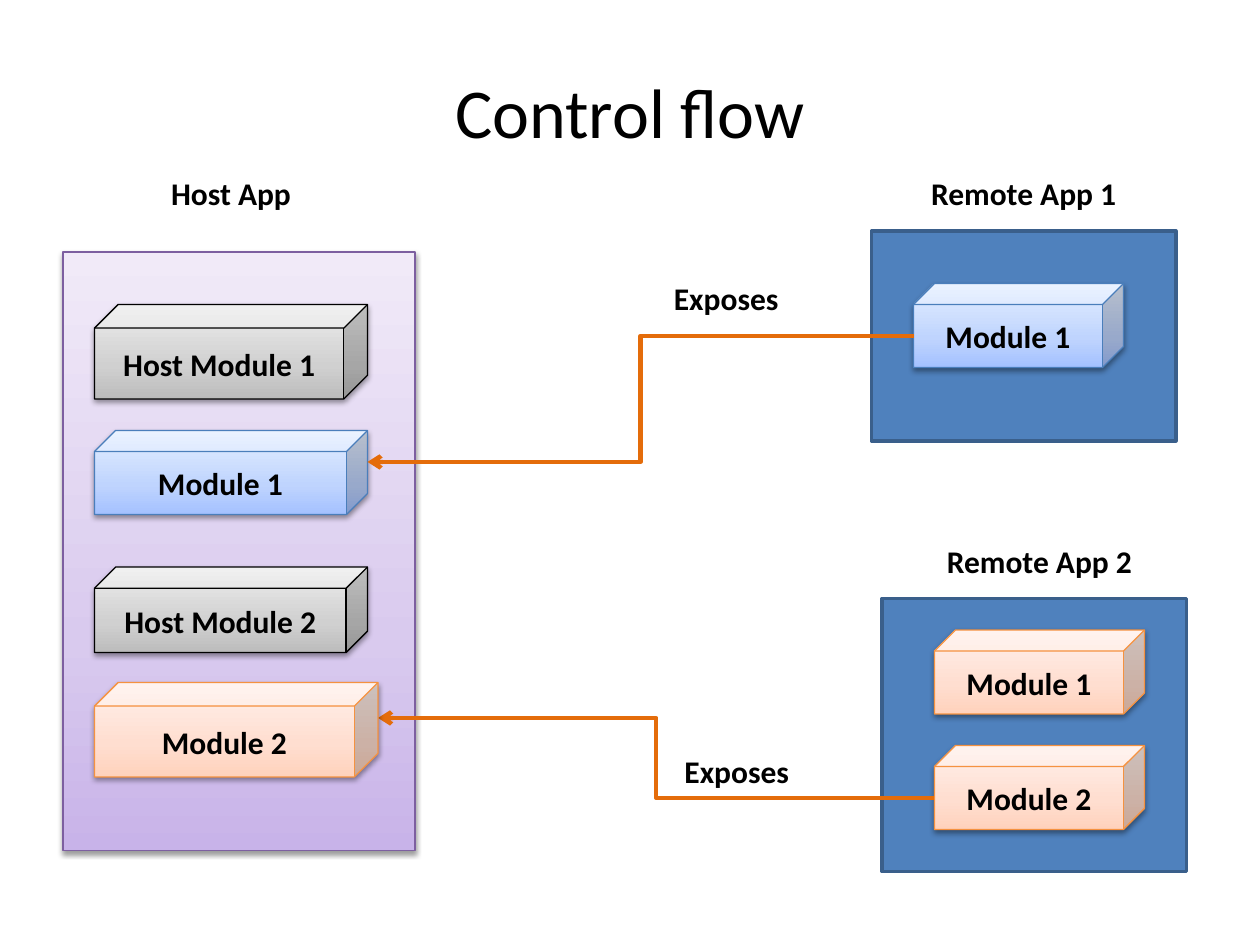
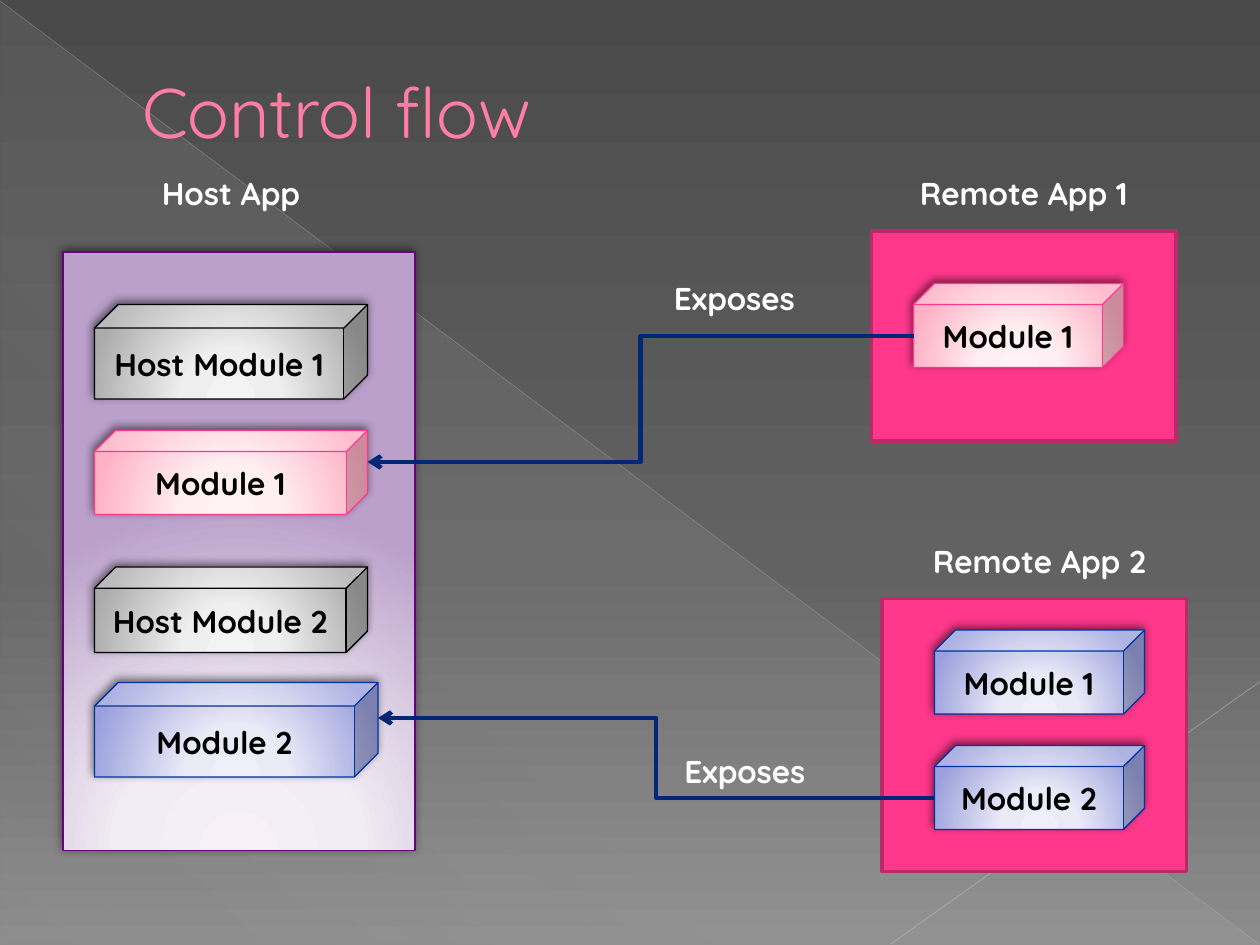
Before and after one commit to gitoutofbox/Module-federation-devex, a slide deck: slide 5 of Module-federation.pptx. Drawn at 1260x945 pixels with LibreOffice and Linux fonts; fonts in the diff are those of the drawing. Boxes give left, top, right and bottom in pixels: in the first picture for what was removed or moved away, otherwise in the second. Text is boxed around its words. In the diff, an @@ line names an element or a change of style, - is before the commit and + after.

```diff
--- a/Module-federation.pptx
+++ b/Module-federation.pptx
@@ background #FFFFFF to gradient #4A4A4A to #626262 to #8C8C8C @@
@@ line added from (0, 1) to (1259, 944), #BFBFBF 0.39 pt @@
@@ right triangle added at (1, 3, 1259, 945), fill gradient #D2D2D2 @@
@@ title "Control flow" at (142, 86, 531, 154): font Calibri to Quicksand, text colour #000000 to #FF7DA7, letter outline none to #B12761 0.5 pt; alignment centre to left; indent changed @@
@@ rectangle at (872, 231, 1177, 441): fill #4F81BD to #FF388C; outline #3A5F8C 2 pt to #BD2968 2 pt @@
@@ rectangle at (63, 252, 415, 850): fill gradient #C9B5E8 to #D8CBEE to #F0EAF9 to gradient #F6F1F8 to #F2EDF5 to #BCA1CA; outline #7D60A0 0.75 pt to #68007F 0.75 pt; shadow changed @@
@@ cube "Module 1" at (914, 284, 1124, 368): font Calibri to Quicksand; fill gradient #A4C4FF to #BFD4FF to #E6EEFF to gradient #FFF4F7 to #FFF0F3 to #FFAFC5; outline #4B7EBC 0.75 pt to #FF388C 0.75 pt; shadow changed @@
@@ cube "Host Module 1" at (94, 305, 368, 399): font Calibri to Quicksand; fill gradient #BDBDBD to #D1D1D1 to #EEEEEE to gradient #F4F4F4 to #EFEFEF to #ABABAB; shadow changed @@
@@ elbow arrow (914, 336) - (368, 462): stroke #E46C0A 2.5 pt to #002776 2.5 pt @@
@@ cube "Module 1" at (94, 431, 368, 515): font Calibri to Quicksand; fill gradient #A4C4FF to #BFD4FF to #E6EEFF to gradient #FFF4F7 to #FFF0F3 to #FFAFC5; outline #4B7EBC 0.75 pt to #FF388C 0.75 pt; shadow changed @@
@@ cube "Host Module 2" at (94, 567, 368, 653): font Calibri to Quicksand; fill gradient #BDBDBD to #D1D1D1 to #EEEEEE to gradient #F4F4F4 to #EFEFEF to #ABABAB; shadow changed @@
@@ rectangle at (882, 598, 1187, 872): fill #4F81BD to #FF388C; outline #3A5F8C 2 pt to #BD2968 2 pt @@
@@ font Calibri to Quicksand; fill gradient #FFD2BD to #FFDED0 to #FFF2ED to gradient #F0F1FB to #EBECF9 to #9BA0DD; outline #F69240 0.75 pt to #00349E 0.75 pt; shadow changed in 3 elements at (935, 630, 1145, 714), (935, 746, 1145, 830), (94, 683, 378, 777) @@
@@ line added from (1260, 682) to (891, 944), #C6C6C6 0.47 pt @@
@@ elbow arrow (935, 798) - (378, 718): stroke #E46C0A 2.5 pt to #002776 2.5 pt @@
@@ font Calibri to Quicksand, text colour #000000 to #FFFFFF in 5 elements at (920, 183, 1127, 212), (933, 550, 1146, 580), (162, 183, 300, 212), (674, 288, 795, 317), (684, 761, 805, 789) @@
```
Also in this commit, not shown: 5 other slides changed, 3 other files.
